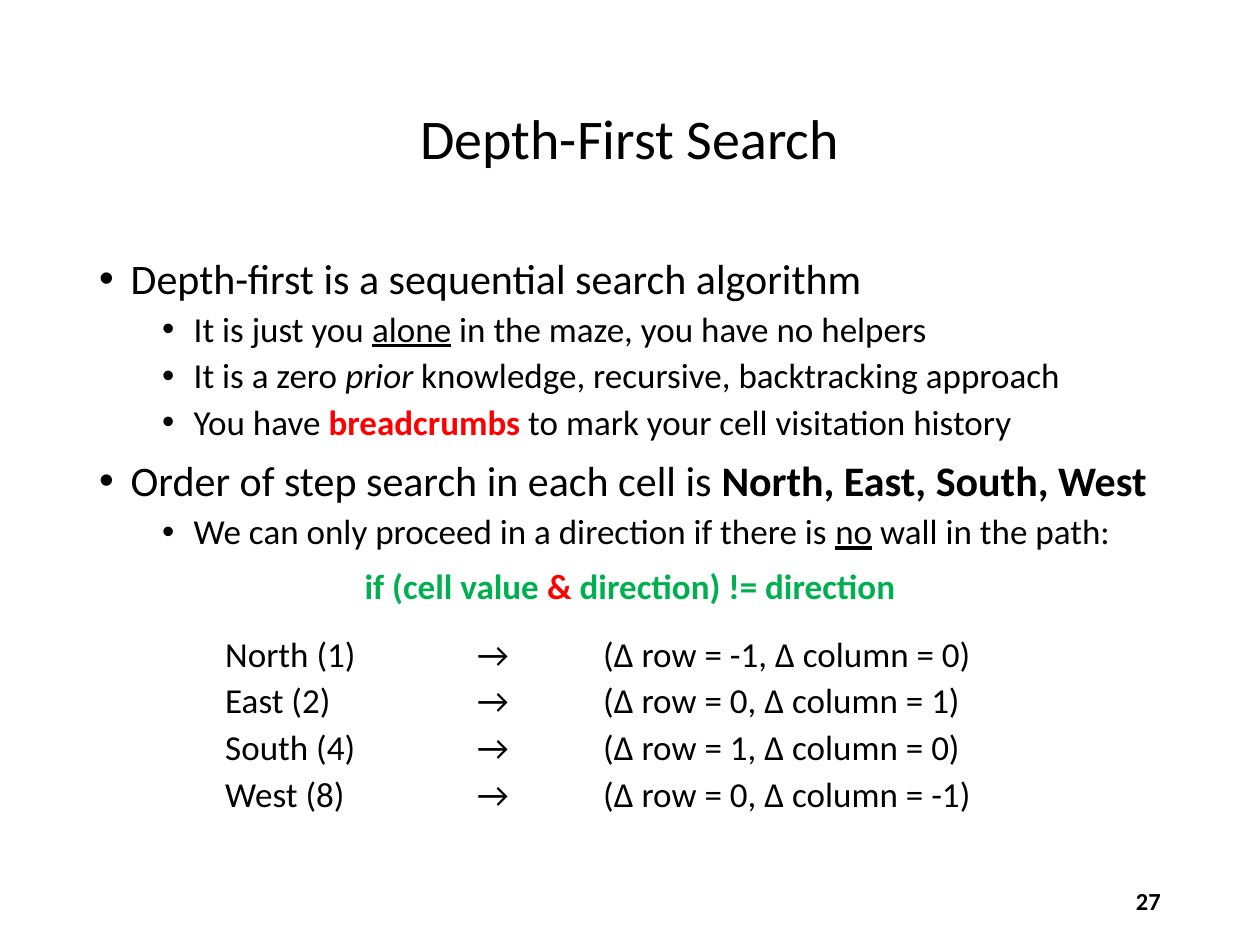
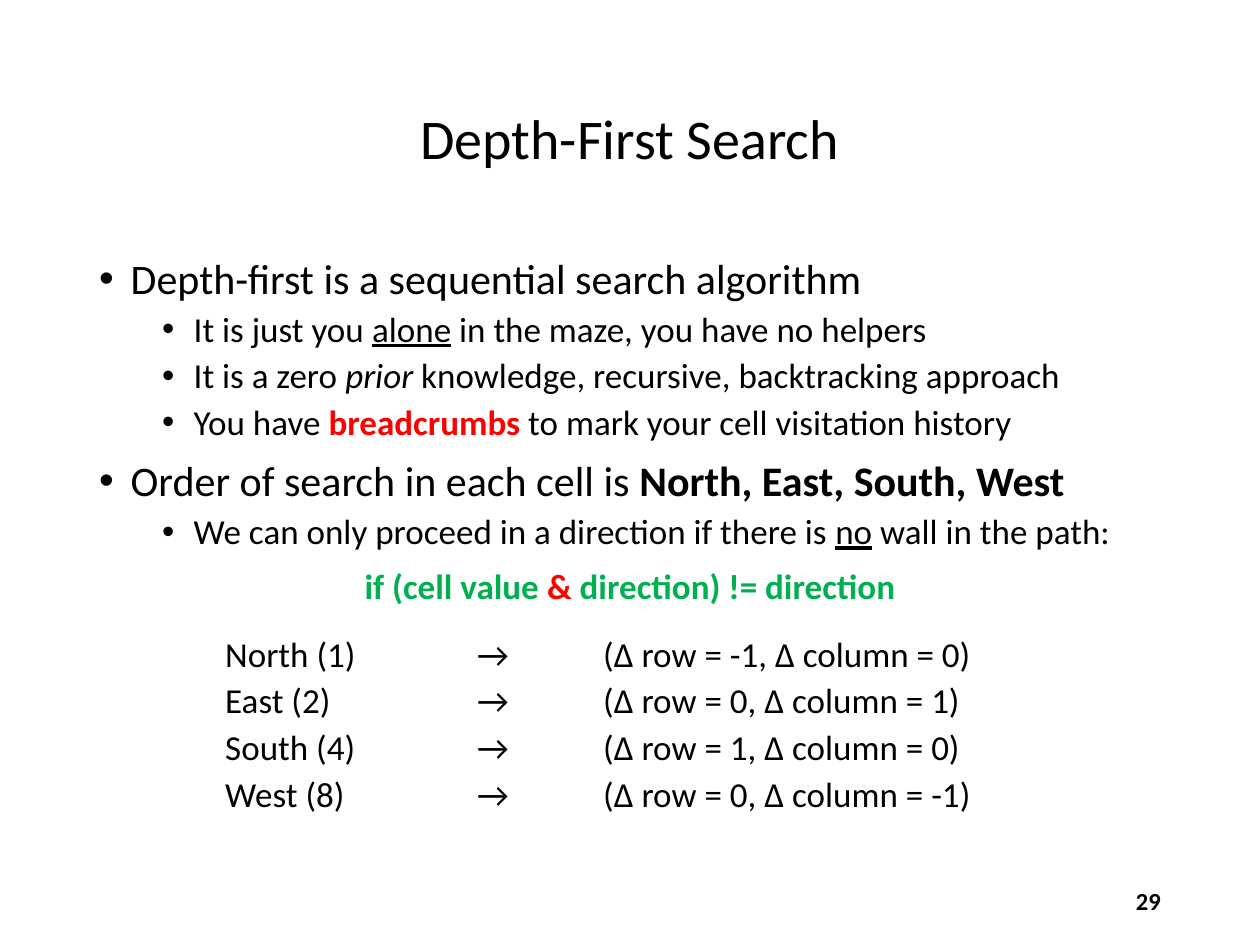
Before and after one commit to dbiersach/scicomp301-cpp-linux, a slide deck: slide 29 of session22/Session 22 - Search Algorithms, Adjacency Matrix.pptx (slide 27 before the commit). Drawn at 1260x945 pixels with LibreOffice and Linux fonts; fonts in the diff are those of the drawing. Boxes give left, top, right and bottom in pixels: in the first picture for what was removed or moved away, otherwise in the second. Text is boxed around its words. In the diff, an @@ line names an element or a change of style, - is before the commit and + after.

```diff
--- a/session22/Session 22 - Search Algorithms, Adjacency Matrix.pptx
+++ b/session22/Session 22 - Search Algorithms, Adjacency Matrix.pptx
@@ text at bbox=[131, 466, 1064, 502]: text changed @@
-• Order of step search in each cell is North, East, South, West
+• Order of search in each cell is North, East, South, West
@@ page number at bbox=[1136, 894, 1161, 910]: text changed @@
-27
+29
```
Also in this commit, not shown: 22 other slides changed, 5 slides added, 10 slides removed, 8 other files.
